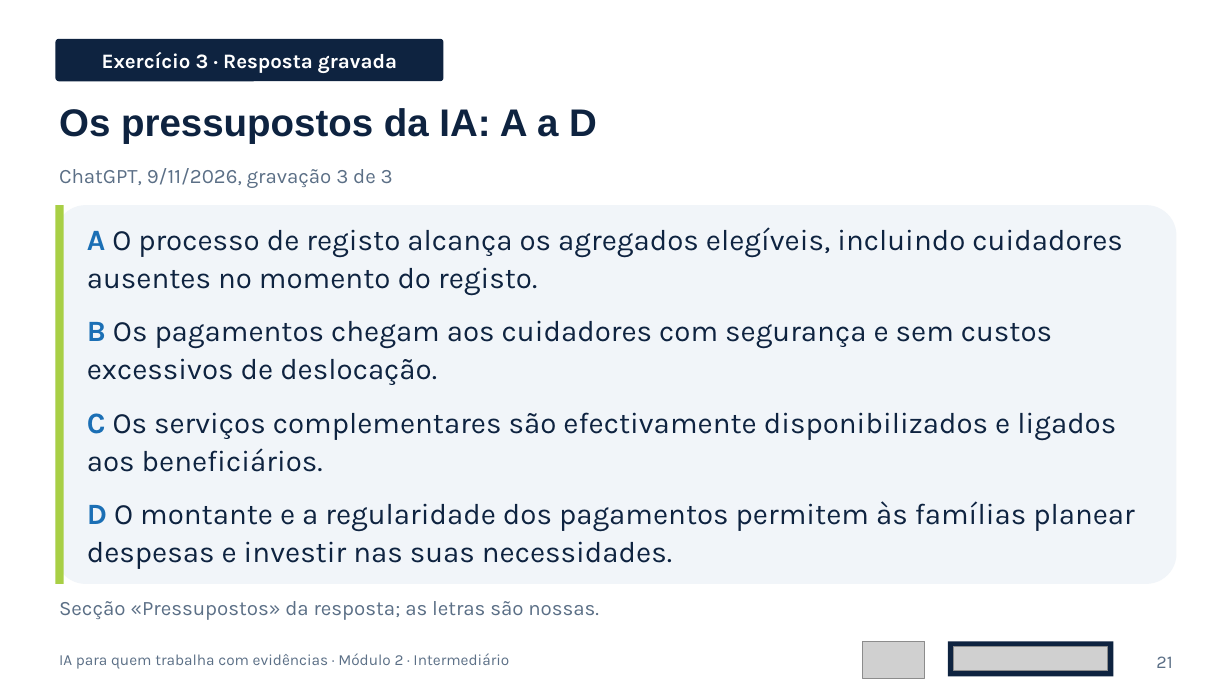
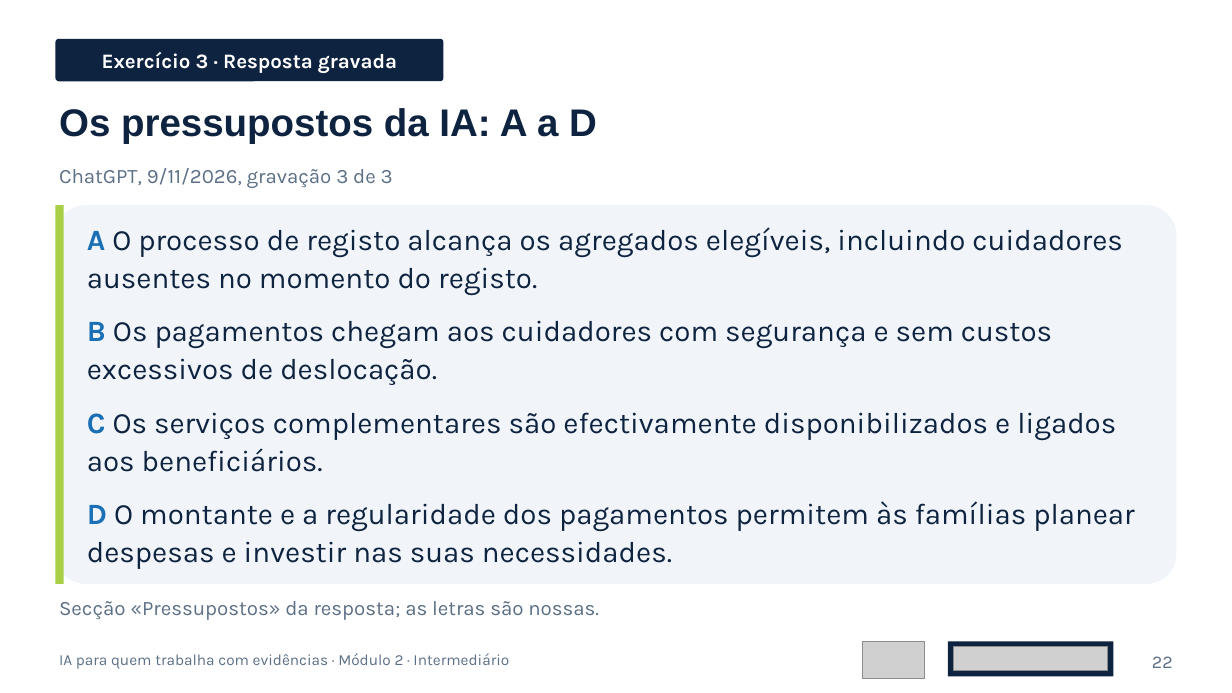
Before and after one commit to policy-lab/policy-lab.github.io, a slide deck: slide 22 of ia-evidencias/downloads/modulo2-diapositivos.pptx (slide 21 before the commit). Drawn at 1232x693 pixels with LibreOffice and Linux fonts; fonts in the diff are those of the drawing; grey boxes stand for pictures. Boxes give left, top, right and bottom in pixels: in the first picture for what was removed or moved away, otherwise in the second. Text is boxed around its words. In the diff, an @@ line names an element or a change of style, - is before the commit and + after.

```diff
--- a/ia-evidencias/downloads/modulo2-diapositivos.pptx
+++ b/ia-evidencias/downloads/modulo2-diapositivos.pptx
@@ text at bbox=[1152, 656, 1173, 668]: text changed @@
-21
+22
```
Also in this commit, not shown: 20 other slides changed, 1 slide added, 4 other files.
